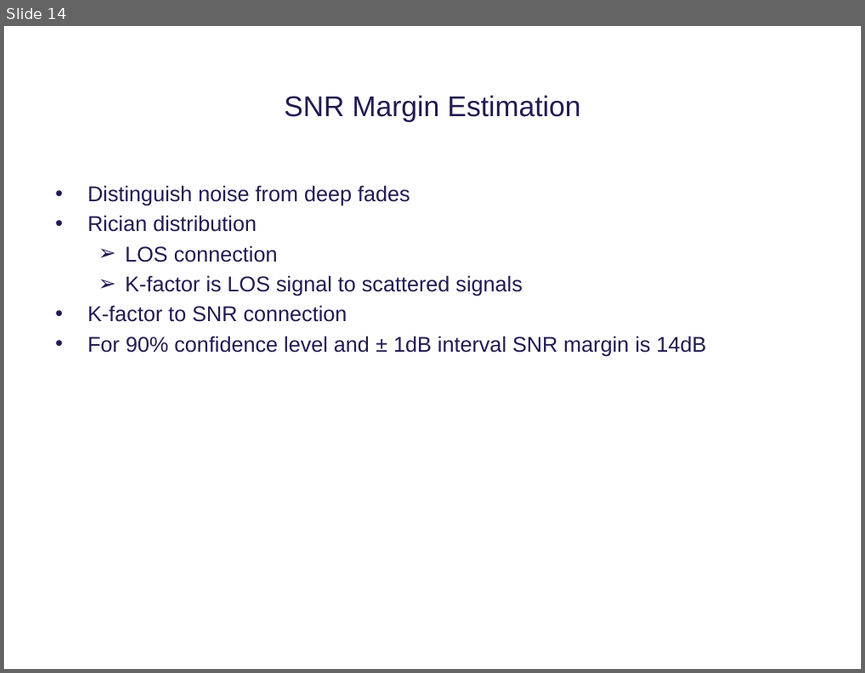
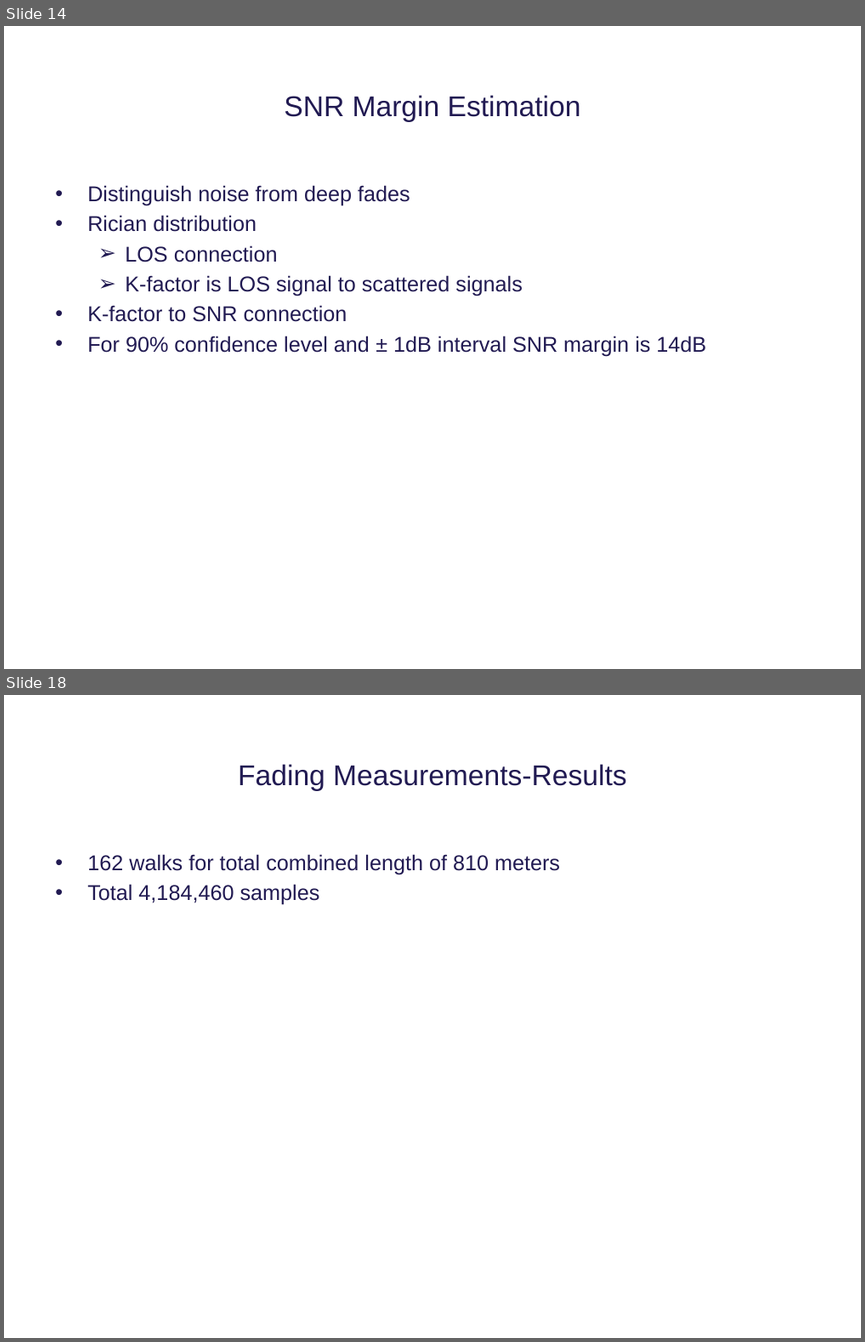
Before and after one commit to tkjj13/P8, a slide deck: ppt/premature ppt.pptx. Shown one above the other, each under a label of ours: slide 14 before the commit, slides 14 and 18 after it; the slides between them are not shown. The pictures are 865x673 and 865x1342 pixels, drawn with LibreOffice and Linux fonts; fonts in the diff are those of the drawing; background and template pictures are left out. Boxes give left, top, right and bottom in pixels: in the first picture for what was removed or moved away, otherwise in the second. Text is boxed around its words. In the diff, an @@ line names an element or a change of style, - is before the commit and + after.

```diff
--- a/ppt/premature ppt.pptx
+++ b/ppt/premature ppt.pptx
@@ slide 18 added at <box>4,695,861,1338</box>, background #FFFFFF @@
@@ title added at <box>238,764,626,791</box>, 24 pt, text #211A52 @@
+Fading Measurements-Results
@@ text added at <box>87,854,560,905</box>, 18 pt, text #211A52 @@
+• 162 walks for total combined length of 810 meters
+• Total 4,184,460 samples
```
Also in this commit, not shown: 2 slides changed, 10 other slides added.
